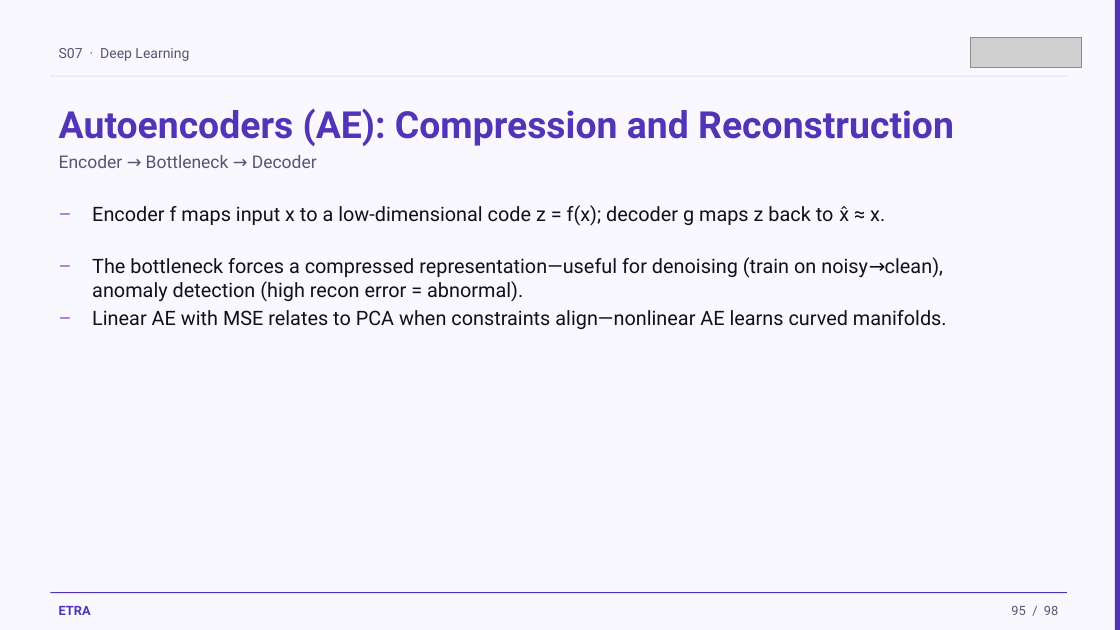
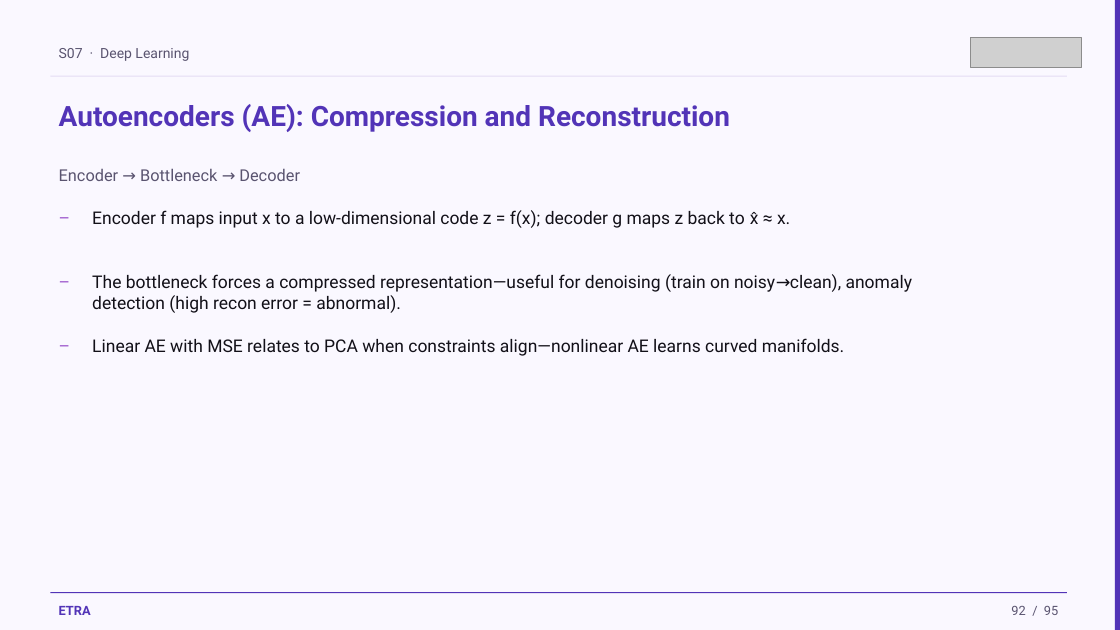
Before and after one commit to iksasa15/AI-ML, a slide deck: slide 92 of web-presentation/pdf-exports/Week2-Session1-Deep-Learning.pptx (slide 95 before the commit). Drawn at 1120x630 pixels with LibreOffice and Linux fonts; fonts in the diff are those of the drawing; grey boxes stand for pictures. Boxes give left, top, right and bottom in pixels: in the first picture for what was removed or moved away, otherwise in the second. Text is boxed around its words. In the diff, an @@ line names an element or a change of style, - is before the commit and + after.

```diff
--- a/web-presentation/pdf-exports/Week2-Session1-Deep-Learning.pptx
+++ b/web-presentation/pdf-exports/Week2-Session1-Deep-Learning.pptx
@@ text "Autoencoders (AE): Compression and Reconstruction" at (59,104,730,132): size 32 to 24 pt @@
@@ text "Encoder → Bottleneck → Decoder": place and size @@
-text "Encoder → Bottleneck → Decoder" at (59,155,317,168)
+text "Encoder → Bottleneck → Decoder" at (59,168,300,181)
@@ text "Encoder → Bottleneck → Decoder" at (59,168,300,181): size 15 to 14 pt @@
@@ text "–": place and size @@
-text "–" at (50,250,80,287)
+text "–" at (50,267,80,323)
@@ text "The bottleneck forces a compressed ...": place and size @@
-text "The bottleneck forces a compressed ..." at (92,257,943,302)
+text "The bottleneck forces a compressed ..." at (92,274,912,313)
@@ size 17 to 15 pt in 6 elements at (92,210,790,228), (92,274,912,313), (92,338,844,356), (50,203,80,259), (50,267,80,323), (50,331,80,386) @@
@@ text "–": place and size @@
-text "–" at (50,302,80,339)
+text "–" at (50,331,80,386)
@@ text "Linear AE with MSE relates ...": place and size @@
-text "Linear AE with MSE relates ..." at (92,310,947,329)
+text "Linear AE with MSE relates ..." at (92,338,844,356)
@@ text at (1011,606,1058,615): text changed @@
-95 / 98
+92 / 95
```
Also in this commit, not shown: 93 other slides changed, 3 slides removed, 3 other files.
